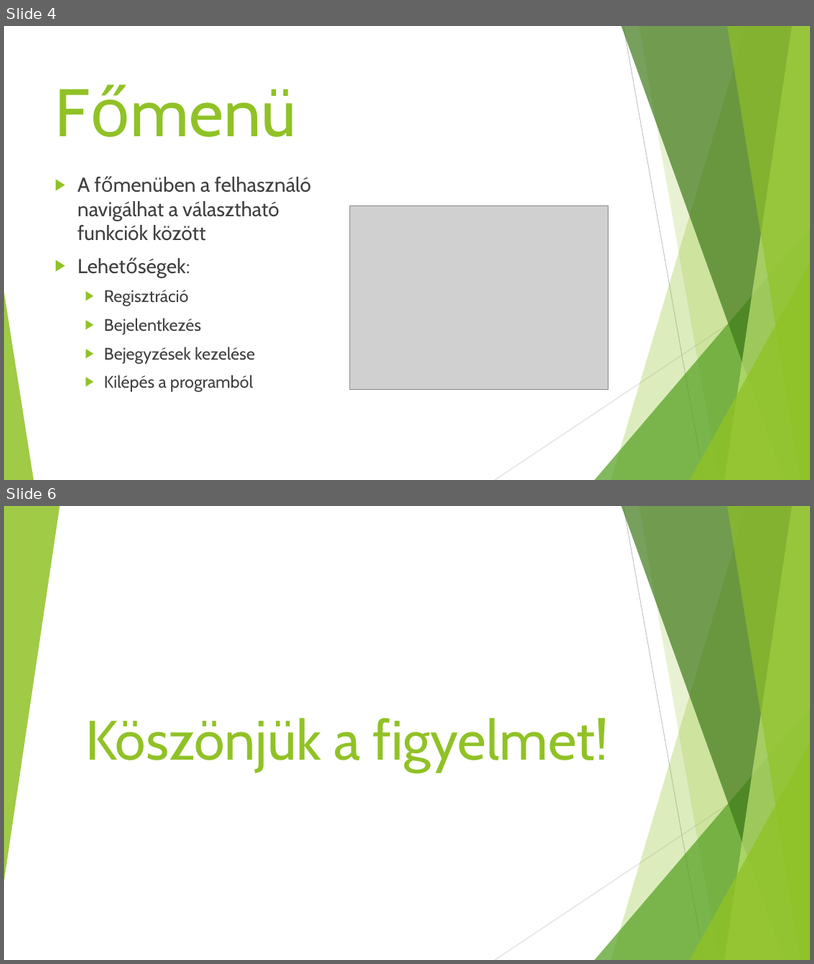
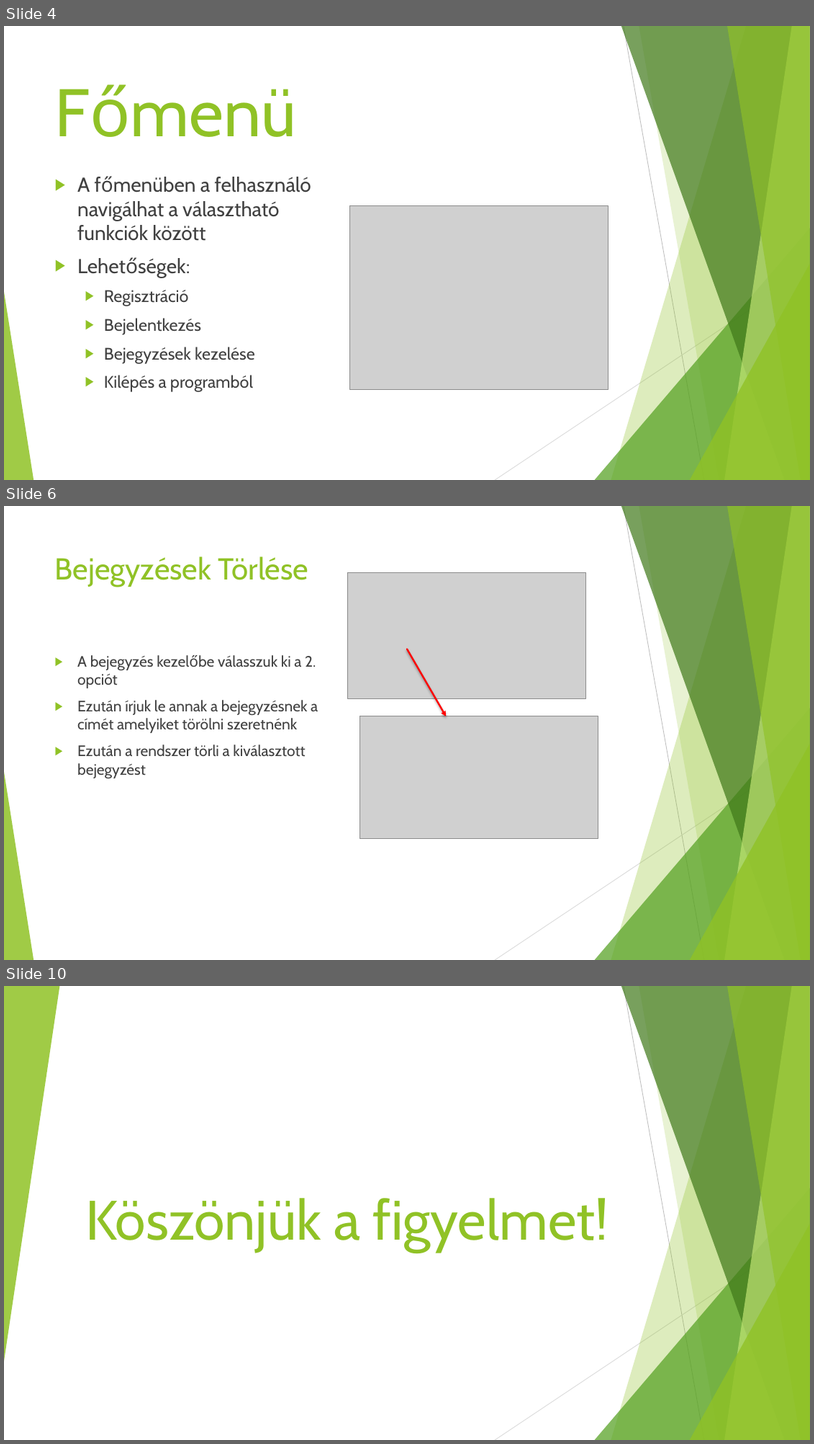
Before and after one commit to CsuszaTomi/DMN-Projekt, a slide deck: Határidőnapló.pptx. Shown one above the other, each under a label of ours: slides 4 and 6 before the commit, slides 4, 6 and 10 after it; the slides between them are not shown. The pictures are 814x964 and 814x1444 pixels, drawn with LibreOffice and Linux fonts; fonts in the diff are those of the drawing; grey boxes stand for pictures. Boxes give left, top, right and bottom in pixels: in the first picture for what was removed or moved away, otherwise in the second. Text is boxed around its words. In the diff, an @@ line names an element or a change of style, - is before the commit and + after.

```diff
--- a/Határidőnapló.pptx
+++ b/Határidőnapló.pptx
@@ slide 6 added at box(4, 506, 810, 960), background #FFFFFF; not listed: 10 template elements that a slide beside it also shows @@
@@ title added at box(55, 556, 309, 587), 36 pt, text #90C226 @@
+Bejegyzések Törlése
@@ picture added at box(347, 572, 586, 698) @@
@@ text added at box(77, 655, 318, 778), 18 pt, text #404040 @@
+▶ A bejegyzés kezelőbe válasszuk ki a 2. opciót
+▶ Ezután írjuk le annak a bejegyzésnek a címét amelyiket törölni szeretnénk
+▶ Ezután a rendszer törli a kiválasztott bejegyzést
@@ arrow added from (407, 649) to (446, 716), #FF0000 2 pt @@
@@ picture added at box(360, 716, 599, 838) @@
@@ what was slide 6 is now slide 10 @@
```
Also in this commit, not shown: 1 slide changed, 3 other slides added, 1 other file.
